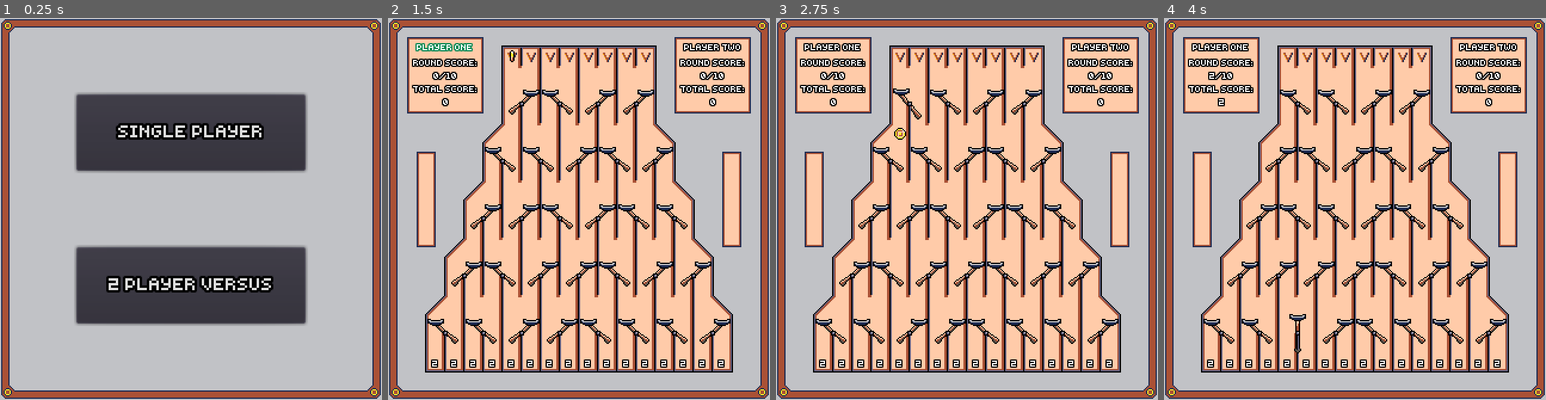
Above: before the commit, frames 1-4 (left to right).
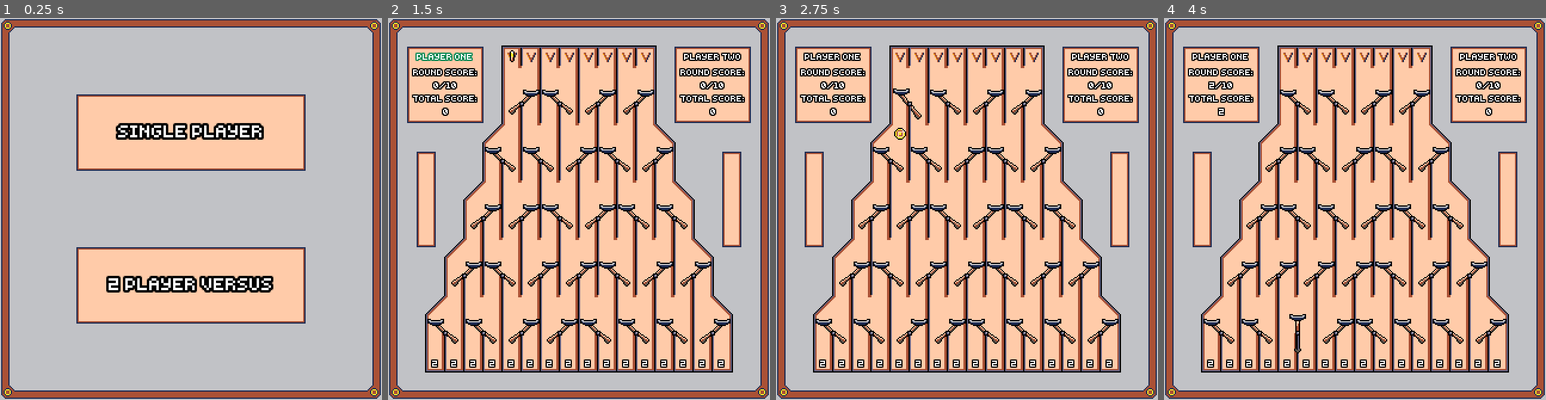
Above: after the commit, the same moments.

Repository: nico-bebop/Coin-Drop
Game: Godot game, scene res://menu/main_menu.tscn
The game is run twice, just before and just after one commit, with the same random seed, the same clock (stepped at 60 frames per second) and the same inputs.
Inputs (mouse positions are in pixels of both pictures, inside the frame that each line leads up to):
- Up to frame 1 (0.25 s): no input
- Up to frame 2 (1.5 s): click "2 PLAYER VERSUS" at 0.5 s; move the mouse to (510, 56) at 1.27 s; click (510, 56) at 1.35 s
- Up to frame 3 (2.75 s): move the mouse to (921, 56) at 2.02 s; click (921, 56) at 2.1 s
- Up to frame 4 (4 s): move the mouse to (1324, 56) at 2.77 s; click (1324, 56) at 2.85 s; move the mouse to (1347, 56) at 3.52 s; click (1347, 56) at 3.6 s

The runs differ from the first frame. In frame 1, 24% of the frame differs, in the area x 19-81%, y 19-81%; in frame 2, 6.1%; in frame 3, 6.0%; in frame 4, 6.1%.

Commit message:
Menu texture buttons

Diff:
--- a/board/board.tscn
+++ b/board/board.tscn
@@ -283,16 +283,16 @@
 
 [node name="Player1" parent="TurnSystem" instance=ExtResource( 4 )]
 margin_left = 16.0
-margin_top = 16.0
+margin_top = 24.0
 margin_right = 80.0
-margin_bottom = 80.0
+margin_bottom = 88.0
 player_name = "PLAYER ONE"
 
 [node name="Player2" parent="TurnSystem" instance=ExtResource( 4 )]
 margin_left = 240.0
-margin_top = 16.0
+margin_top = 24.0
 margin_right = 304.0
-margin_bottom = 80.0
+margin_bottom = 88.0
 player_name = "PLAYER TWO"
 
 [connection signal="game_over" from="TurnSystem" to="." method="_on_TurnSystem_game_over"]
--- a/menu/main_menu.tscn
+++ b/menu/main_menu.tscn
@@ -1,7 +1,8 @@
-[gd_scene load_steps=4 format=2]
+[gd_scene load_steps=5 format=2]
 
 [ext_resource path="res://menu/main_menu.gd" type="Script" id=1]
 [ext_resource path="res://assets/sprites/background.png" type="Texture" id=2]
+[ext_resource path="res://assets/sprites/button.png" type="Texture" id=3]
 [ext_resource path="res://assets/fonts/default14px.tres" type="DynamicFont" id=4]
 
 [node name="MainMenu" type="Control"]
@@ -11,21 +12,35 @@
 position = Vector2( 160, 160 )
 texture = ExtResource( 2 )
 
-[node name="SinglePlayer" type="Button" parent="."]
+[node name="SinglePlayer" type="TextureButton" parent="."]
 margin_left = 64.0
 margin_top = 64.0
 margin_right = 256.0
 margin_bottom = 128.0
+texture_normal = ExtResource( 3 )
+
+[node name="Label" type="Label" parent="SinglePlayer"]
+margin_right = 192.0
+margin_bottom = 64.0
 custom_fonts/font = ExtResource( 4 )
 text = "SINGLE PLAYER"
+align = 1
+valign = 1
 
-[node name="Versus" type="Button" parent="."]
+[node name="Versus" type="TextureButton" parent="."]
 margin_left = 64.0
 margin_top = 192.0
 margin_right = 256.0
 margin_bottom = 256.0
+texture_normal = ExtResource( 3 )
+
+[node name="Label" type="Label" parent="Versus"]
+margin_right = 192.0
+margin_bottom = 64.0
 custom_fonts/font = ExtResource( 4 )
 text = "2 PLAYER VERSUS"
+align = 1
+valign = 1
 
 [connection signal="pressed" from="SinglePlayer" to="." method="_on_SinglePlayer_pressed"]
 [connection signal="pressed" from="Versus" to="." method="_on_Versus_pressed"]
Binary file added: assets/sprites/button.png
Binary file changed: assets/sprites/ui.png
